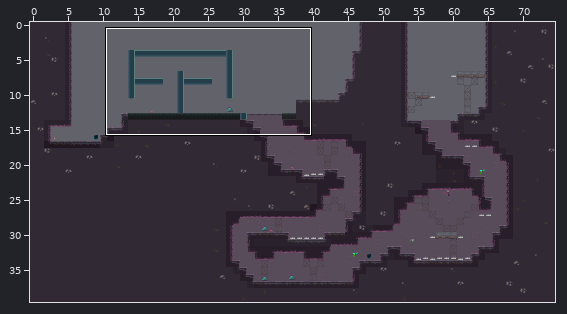
Tiled map (JSON): Eudaemon/assets/levels/level1.json. The first picture is a wide view before the edit; the outline marks the close-up.
Close-up. Old version:
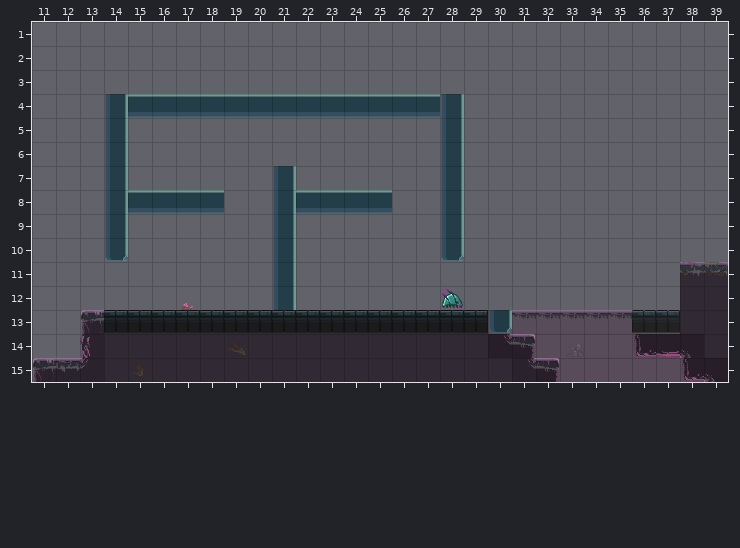
Cells are 32x32 px. Shown: x 11..39, y 1..15.
After:
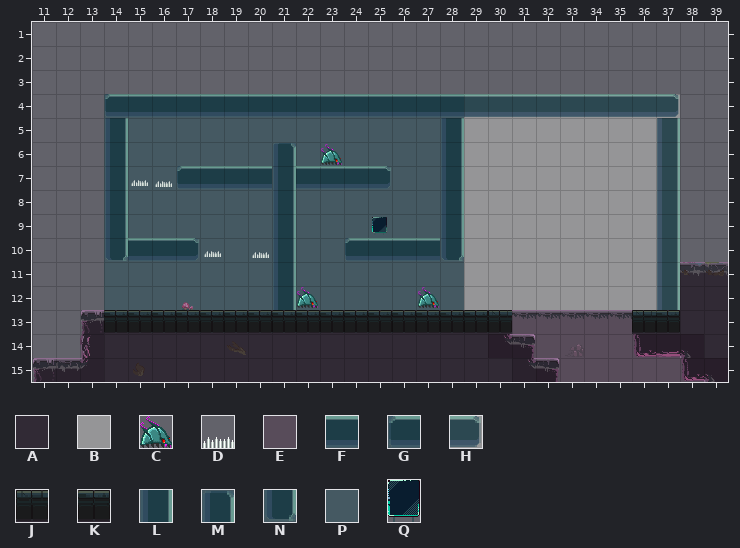
Key: from "Eudaemon Tilleset": A 11 "DeepDirt1x1B", B 60 "BGConcreteF", C 82 "goomba", D 86 "spike", E 124 "CaveWallB", F 137 "MetalPlatformD", G 140 "MetalPlatformLeftEnd", H 141 "MetalPlatformRightEnd", J 142 "TiledFloorB", K 146 "TiledFloorD", L 148 "MetalPlatformDVert", M 151 "MetalPlatformLeftEndVert", N 152 "MetalPlatformRightEndVer", P 156 "MetalWallBGA", Q 157 "billboard".
_ is an empty cell, . an unchanged one.
Objects are placed by their top-left corner, in cells (3,4 is the top-left corner of cell 3,4); size is 1x1 cell unless given.
See-through tiles are keyed as they look on the map.
Edits made:
--- layer "TileLayerBG2"
@@ x 14..37 @@
- 4 ________________________
- 5 ________________________
- 6 ________________________
- 7 ________________________
- 8 ________________________
- 9 ________________________
-10 ________________________
-11 ________________________
-12 ________________________
-13 ................E.....EE
+ 4 PPPPPPPPPPPPPPPBBBBBBBBB
+ 5 PPPPPPPPPPPPPPPBBBBBBBBB
+ 6 PPPPPPPPPPPPPPPBBBBBBBBB
+ 7 PPPPPPPPPPPPPPPBBBBBBBBB
+ 8 PPPPPPPPPPPPPPPBBBBBBBBB
+ 9 PPPPPPPPPPPPPPPBBBBBBBBB
+10 PPPPPPPPPPPPPPPBBBBBBBBB
+11 PPPPPPPPPPPPPPPBBBBBBBBB
+12 PPPPPPPPPPPPPPPBBBBBBBBB
+13 ................A.....AA
--- layer "TileLayerFG"
@@ x 14..37 @@
- 4 L.............L_________
- 5 ......................._
- 6 ......._..............._
- 7 ...____.____..........._
- 8 .FFFF...FFFF..........._
- 9 ......................._
-10 .___......____........._
-11 ......................._
-12 ......................._
-13 ................N.....K.
+ 4 G.............FFFFFFFFFH
+ 5 .......................L
+ 6 .......M...............L
+ 7 ...GFFF.FFFH...........L
+ 8 .____...____...........L
+ 9 .......................L
+10 .FFH......GFFF.........L
+11 .......................L
+12 .......................L
+13 ................J.....J.
--- layer "ObjectLayer"
-C "GoombaGuardian" at 28.1,12.1 size 0.9x0.9
+C "GoombaGuardian" at 22,12.1 size 0.9x0.9
+C "GoombaGuardian" at 23,6.1 size 0.9x0.9
+D "Spike" at 15.1,7.1 size 0.7x0.7
+D "Spike" at 16.1,7.2 size 0.7x0.7
+Q "Billboard" at 25.2,9.1 size 0.6x0.8
+D "Spike" at 18.2,10.1 size 0.7x0.7
+D "Spike" at 20.2,10.1 size 0.7x0.7
+C "GoombaGuardian" at 27.1,12.1 size 0.9x0.9
